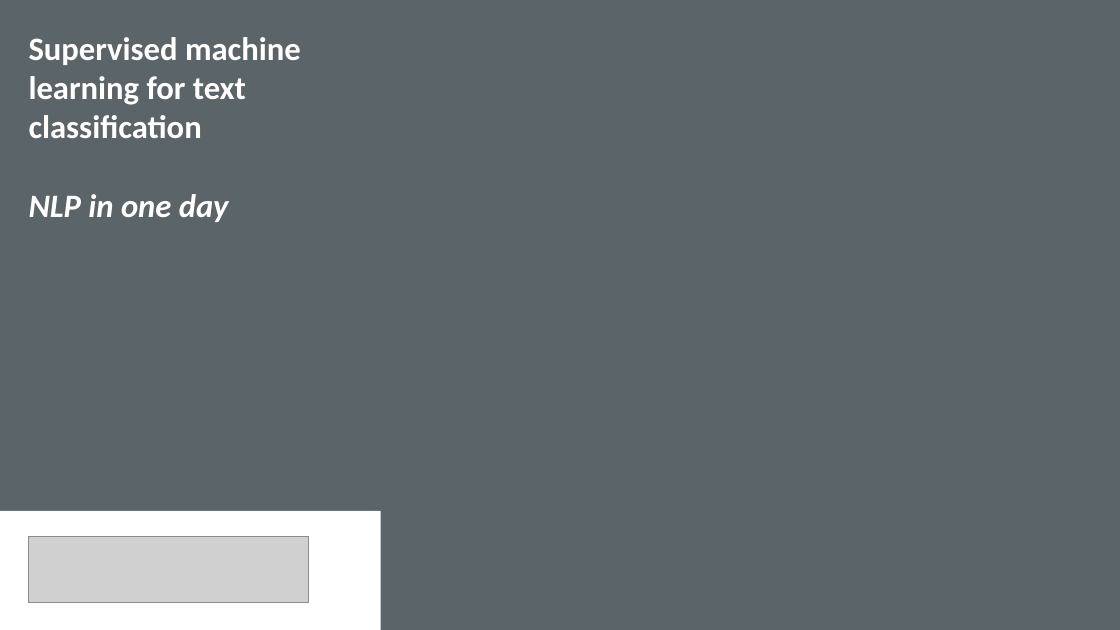
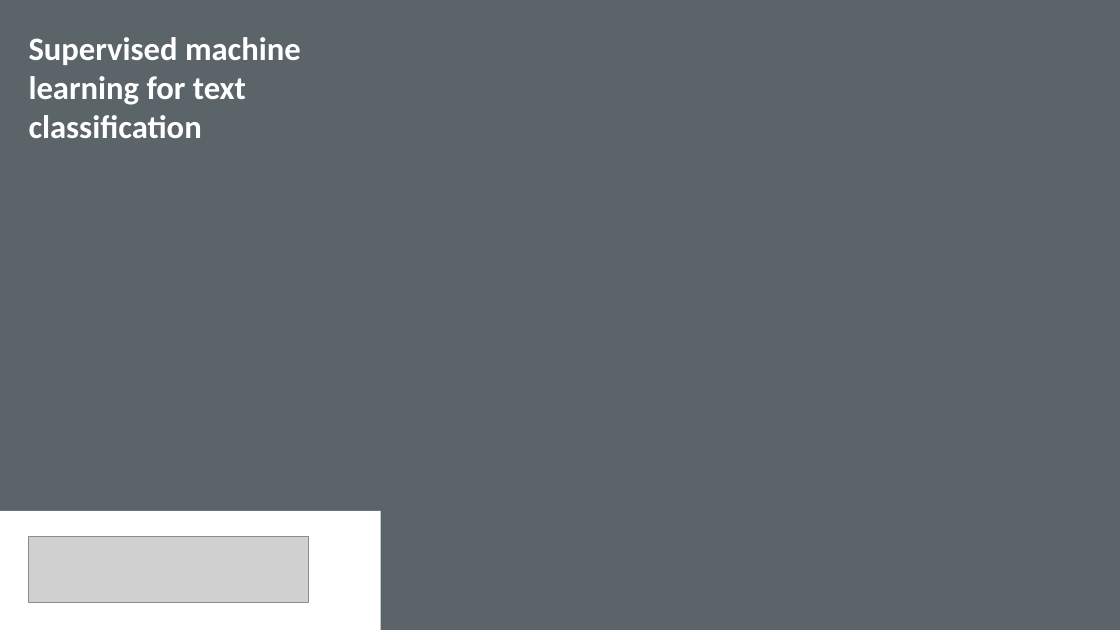
Before and after one commit to KCL-Health-NLP/nlp-half-day-workshop, a slide deck: slide 1 of presentations/classification.pptx. Drawn at 1120x630 pixels with LibreOffice and Linux fonts; fonts in the diff are those of the drawing; grey boxes stand for pictures; background and template pictures are left out. Boxes give left, top, right and bottom in pixels: in the first picture for what was removed or moved away, otherwise in the second. Text is boxed around its words. In the diff, an @@ line names an element or a change of style, - is before the commit and + after.

```diff
--- a/presentations/classification.pptx
+++ b/presentations/classification.pptx
@@ title at bbox=[29, 37, 301, 138]: text changed @@
-Supervised machine learning for text classification
-NLP in one day
+Supervised machine learning for text classification
```
Also in this commit, not shown: 8 slides added, 3 other files.
